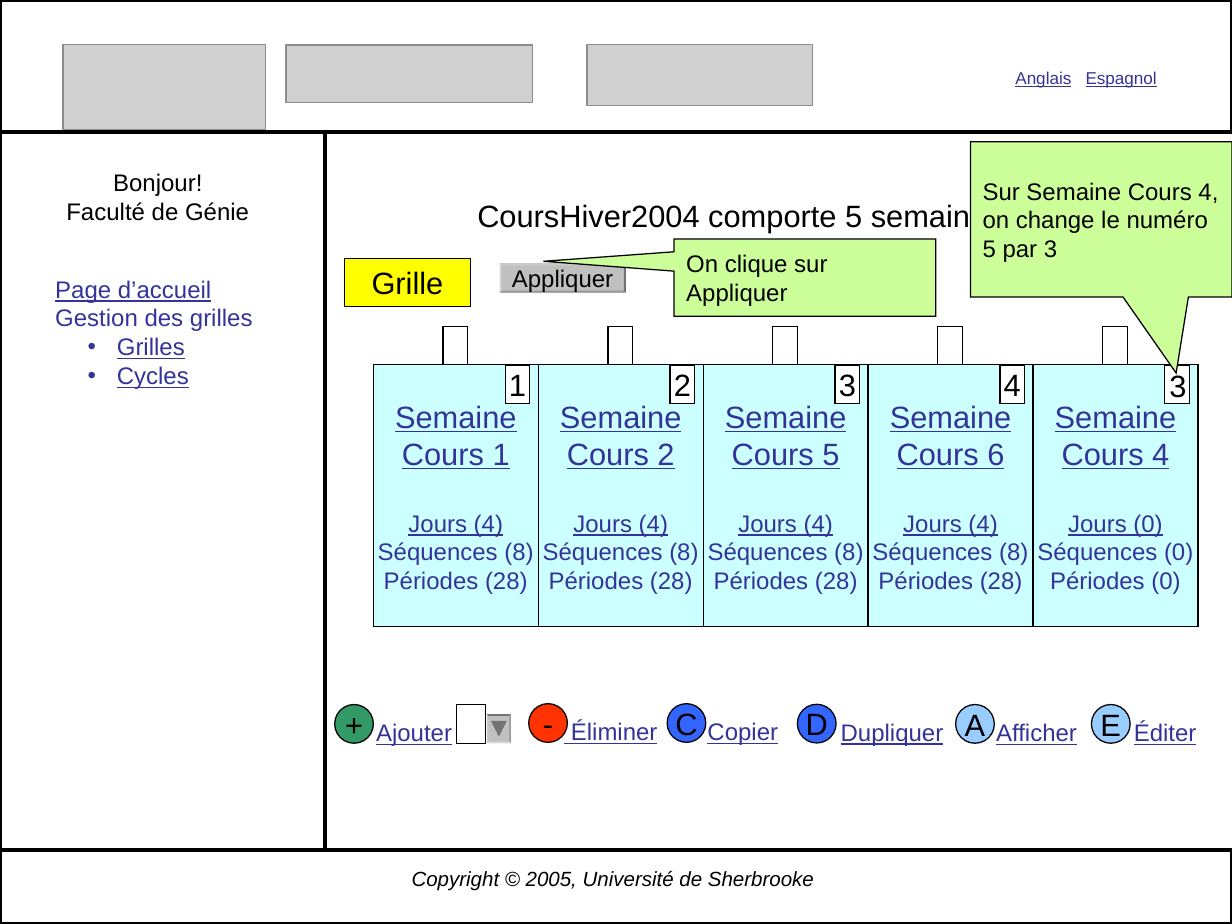
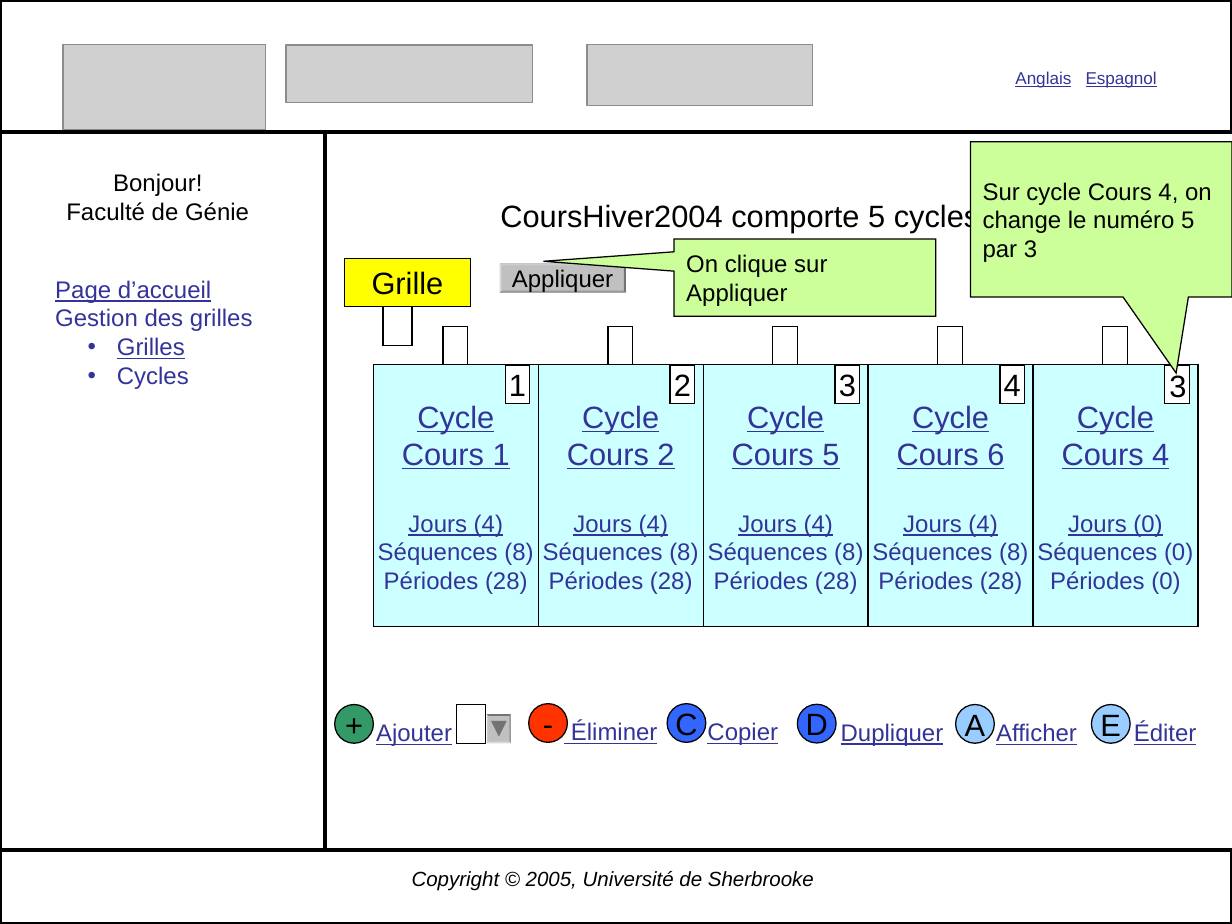
Before and after one commit to gonr1001/diamant, a slide deck: slide 38 of Diamant2.0/Conception/CreationGrille2.ppt (slide 33 before the commit). Drawn at 1232x924 pixels with LibreOffice and Linux fonts; fonts in the diff are those of the drawing; grey boxes stand for pictures. Boxes give left, top, right and bottom in pixels: in the first picture for what was removed or moved away, otherwise in the second. Text is boxed around its words. In the diff, an @@ line names an element or a change of style, - is before the commit and + after.

```diff
--- a/Diamant2.0/Conception/CreationGrille2.ppt
+++ b/Diamant2.0/Conception/CreationGrille2.ppt
@@ text at (x1=500, y1=203, x2=980, y2=233): text changed @@
-CoursHiver2004 comporte 5 semaines
+CoursHiver2004 comporte 5 cycles
@@ text in speech box at (x1=983, y1=182, x2=1212, y2=262): text changed @@
-Sur Semaine Cours 4, on change le numéro 5 par 3
+Sur cycle Cours 4, on change le numéro 5 par 3
@@ rectangle added at (x1=383, y1=307, x2=413, y2=345), fill #FFFFFF, outline #000000 0.74 pt @@
@@ text at (x1=117, y1=366, x2=189, y2=389): underline off in "Cycles" @@
@@ text in rectangle at (x1=417, y1=405, x2=494, y2=433): text changed @@
-Semaine
+Cycle
@@ text in rectangle at (x1=582, y1=405, x2=659, y2=433): text changed @@
-Semaine
+Cycle
@@ text in rectangle at (x1=747, y1=405, x2=824, y2=433): text changed @@
-Semaine
+Cycle
@@ text in rectangle at (x1=912, y1=405, x2=989, y2=433): text changed @@
-Semaine
+Cycle
@@ text in rectangle at (x1=1077, y1=405, x2=1154, y2=433): text changed @@
-Semaine
+Cycle
```
Also in this commit, not shown: 20 other slides changed, 5 slides added, 3 other files.
